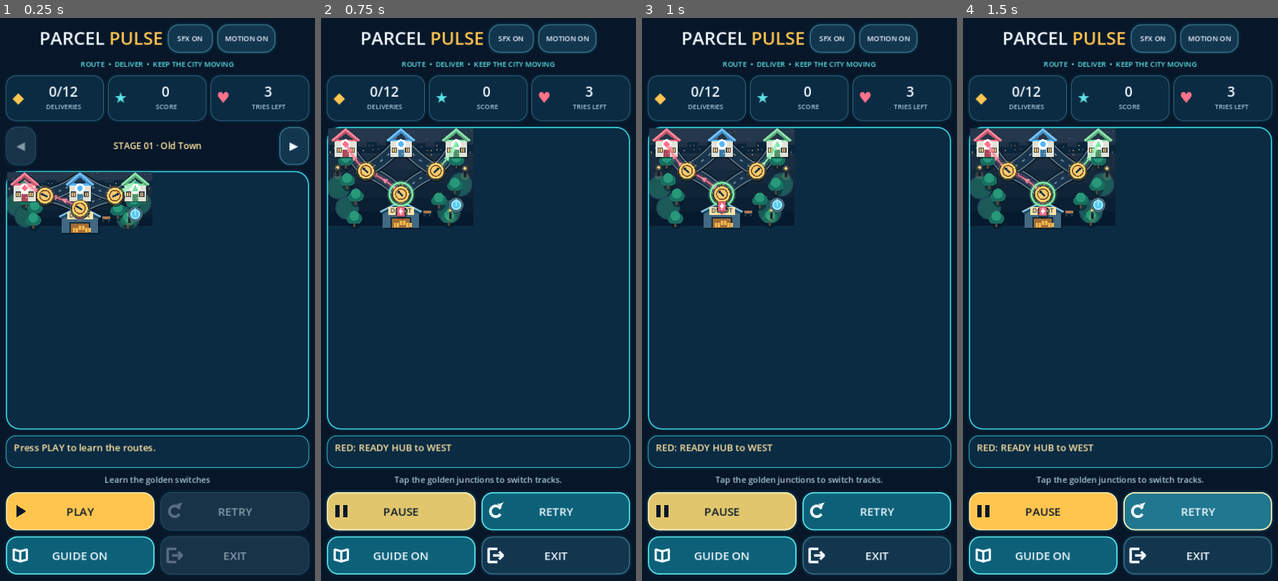
Above: before the commit, frames 1-4 (left to right).
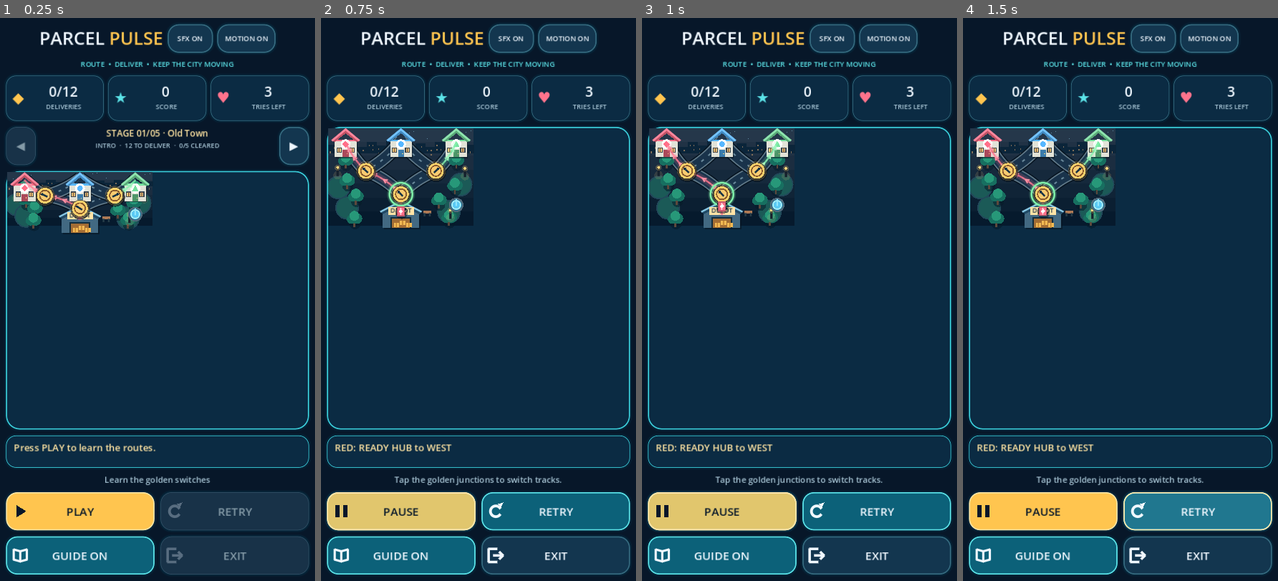
Above: after the commit, the same moments.

Repository: gauravprajapat-23/Parcel-pulse
Game: Godot game, scene res://scenes/game_screen.tscn
Same seed, same stepped clock (60 frames per second), same inputs: the game is played once before the commit and once after it.
Inputs:
- Up to frame 1 (0.25 s): no input
- Up to frame 2 (0.75 s): click "PLAY" at 0.5 s
- Up to frame 3 (1 s): no input
- Up to frame 4 (1.5 s): click "RETRY" at 1.25 s

The runs differ from the first frame. In frame 1, 0.6% of the frame differs, in the area x 30-70%, y 19-24%; in frame 2, nothing differs; in frame 3, nothing differs; in frame 4, nothing differs.

Commit message:
feat(ui): show stage difficulty, personal best, completion and next-stage navigation

Diff:
--- a/scripts/ui/game_screen.gd
+++ b/scripts/ui/game_screen.gd
@@ -20,6 +20,7 @@
 var progress_save_path: String = ProgressStore.SAVE_PATH
 var level_row: HBoxContainer
 var level_name_label: Label
+var level_info_label: Label
 var previous_level_button: Button
 var next_level_button: Button
 var _last_guidance: String = ""
@@ -51,6 +52,11 @@
 func _ready() -> void:
 	_build_interface()
 	progress_profile = ProgressStore.load_profile(progress_save_path)
+	# Returning players see the first unlocked uncleared level instead of
+	# restarting at Stage 1 every time the app opens.
+	var suggested_level: int = ProgressStore.recommended_level(progress_profile)
+	if suggested_level > 0:
+		controller.select_level(suggested_level)
 	controller.phase_changed.connect(_on_phase_changed)
 	controller.level_changed.connect(_on_level_changed)
 	controller.totals_changed.connect(_on_totals_changed)
@@ -176,12 +182,22 @@
 	ParcelTheme.style_button(previous_level_button, "quiet")
 	previous_level_button.pressed.connect(_on_previous_level)
 	level_row.add_child(previous_level_button)
+	var stage_center := VBoxContainer.new()
+	stage_center.size_flags_horizontal = Control.SIZE_EXPAND_FILL
+	stage_center.add_theme_constant_override("separation", 1)
+	level_row.add_child(stage_center)
 	level_name_label = Label.new()
-	level_name_label.size_flags_horizontal = Control.SIZE_EXPAND_FILL
 	level_name_label.horizontal_alignment = HORIZONTAL_ALIGNMENT_CENTER
 	level_name_label.vertical_alignment = VERTICAL_ALIGNMENT_CENTER
+	level_name_label.clip_text = true
 	ParcelTheme.label_style(level_name_label, 15, ParcelTheme.GOLD_LIGHT)
-	level_row.add_child(level_name_label)
+	stage_center.add_child(level_name_label)
+	level_info_label = Label.new()
+	level_info_label.horizontal_alignment = HORIZONTAL_ALIGNMENT_CENTER
+	level_info_label.vertical_alignment = VERTICAL_ALIGNMENT_CENTER
+	level_info_label.clip_text = true
+	ParcelTheme.label_style(level_info_label, 11, ParcelTheme.MUTED)
+	stage_center.add_child(level_info_label)
 	next_level_button = Button.new()
 	next_level_button.text = "▶"
 	next_level_button.custom_minimum_size = Vector2(50, 42)
@@ -256,6 +272,7 @@
 	result_backdrop.add_child(result_panel)
 	result_panel.retry_requested.connect(_on_restart_pressed)
 	result_panel.menu_requested.connect(_on_exit_pressed)
+	result_panel.next_stage_requested.connect(_on_result_next_stage)
 	result_backdrop.resized.connect(_center_result)
 	_center_result()
 
@@ -303,6 +320,9 @@
 	level_name_label.add_theme_font_size_override(
 		"font_size", 12 if MobileLayout.profile_for(logical_size) == MobileLayout.SMALL else 15
 	)
+	level_info_label.add_theme_font_size_override(
+		"font_size", 10 if MobileLayout.profile_for(logical_size) == MobileLayout.SMALL else 11
+	)
 	previous_level_button.custom_minimum_size.y = float(metrics["action_height"])
 	next_level_button.custom_minimum_size.y = float(metrics["action_height"])
 	hint_label.visible = bool(metrics["hint"])
@@ -361,6 +381,14 @@
 		_update_guidance()
 
 
+func _on_result_next_stage() -> void:
+	var target: int = controller.level_index + 1
+	if target >= LevelCatalog.count() or not ProgressStore.is_unlocked(progress_profile, target):
+		return
+	_on_exit_pressed()
+	_select_preview_level(target)
+
+
 func _on_level_changed(_index: int) -> void:
 	_update_level_selection()
 	_update_guidance()
@@ -372,15 +400,26 @@
 	var index: int = controller.level_index
 	var definition: Dictionary = LevelCatalog.get_level(index)
 	var unlocked: bool = ProgressStore.is_unlocked(progress_profile, index)
-	var label_text: String = "STAGE %02d · %s" % [index + 1, str(definition.get("name", "Unknown"))]
 	var best: Dictionary = progress_profile.get("best", {})
 	var record: Dictionary = best.get(str(index), {})
+	level_name_label.text = "STAGE %02d/%02d · %s" % [
+		index + 1, LevelCatalog.count(), str(definition.get("name", "Unknown"))
+	]
+	level_name_label.tooltip_text = str(definition.get("tagline", ""))
+	var completed: int = ProgressStore.completed_count(progress_profile)
 	if not unlocked:
-		label_text += "  [LOCKED]"
+		level_info_label.text = "LOCKED · CLEAR STAGE %02d" % index
 	elif int(record.get("stars", 0)) > 0:
-		label_text += "  " + "★".repeat(int(record["stars"]))
-	level_name_label.text = label_text
-	level_name_label.tooltip_text = str(definition.get("tagline", ""))
+		level_info_label.text = "%s  BEST %d  ·  %d/%d CLEARED" % [
+			"★".repeat(int(record["stars"])),
+			int(record.get("score", 0)), completed, LevelCatalog.count()
+		]
+	else:
+		level_info_label.text = "%s  ·  %d TO DELIVER  ·  %d/%d CLEARED" % [
+			LevelCatalog.difficulty_text(index),
+			int(definition.get("quota", 12)), completed, LevelCatalog.count()
+		]
+	level_info_label.tooltip_text = str(definition.get("tagline", ""))
 	previous_level_button.disabled = index <= 0
 	next_level_button.disabled = index >= LevelCatalog.count() - 1
 	level_row.visible = controller.phase == ShiftController.Phase.READY
@@ -388,13 +427,11 @@
 		if unlocked:
 			action_bar.primary_button.configure("PLAY", "play", "gold")
 			action_bar.primary_button.disabled = false
+			hint_label.text = str(definition.get("tagline", ""))
 		else:
 			action_bar.primary_button.configure("LOCKED", "play", "quiet")
 			action_bar.primary_button.disabled = true
-		if not unlocked:
-			hint_label.text = "Complete earlier stages to unlock this map."
-		else:
-			hint_label.text = str(definition.get("tagline", ""))
+			hint_label.text = "Win Stage %d to unlock this map." % index
 
 
 func _on_sound_toggle_pressed() -> void:
@@ -512,13 +549,20 @@
 
 
 func _on_shift_finished(success: bool, earned_score: int, delivered: int, errors: int) -> void:
-	result_panel.show_result(success, earned_score, delivered, errors, controller.required_deliveries)
 	if success:
 		progress_profile = ProgressStore.record_win(
 			progress_profile, controller.level_index, earned_score, errors
 		)
 		if not ProgressStore.save_profile(progress_profile, progress_save_path):
 			push_warning("Parcel Pulse progression could not be saved on this device.")
+	var next_index: int = controller.level_index + 1
+	var next_available: bool = success and ProgressStore.is_unlocked(
+		progress_profile, next_index
+	)
+	result_panel.show_result(
+		success, earned_score, delivered, errors, controller.required_deliveries,
+		next_available
+	)
 	result_backdrop.visible = true
 	result_backdrop.modulate.a = 1.0 if reduced_motion else 0.0
 	_center_result()
